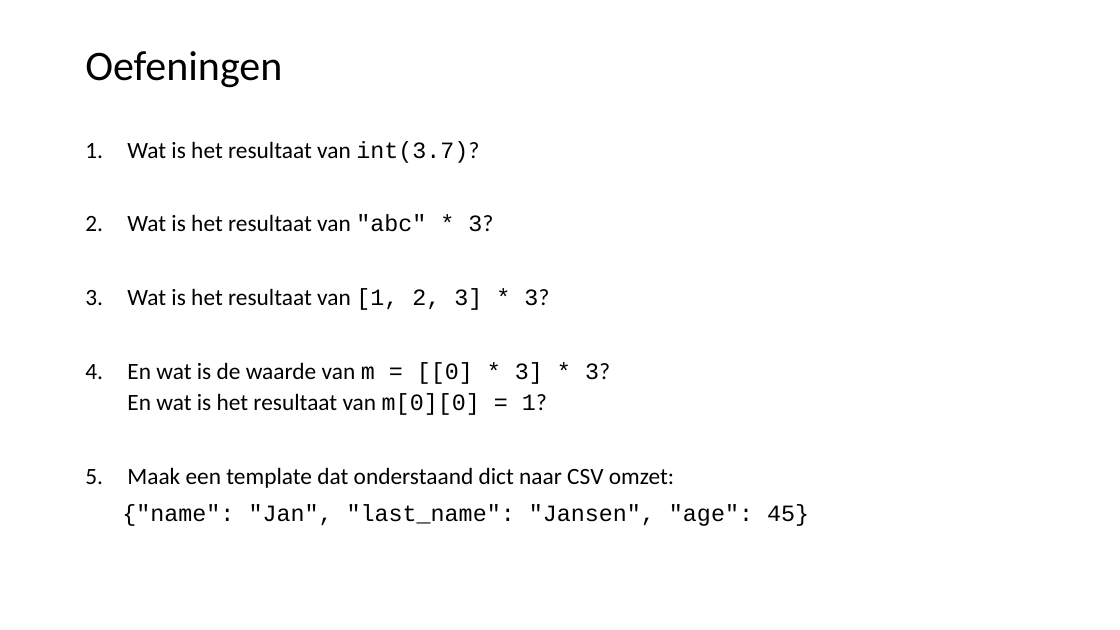
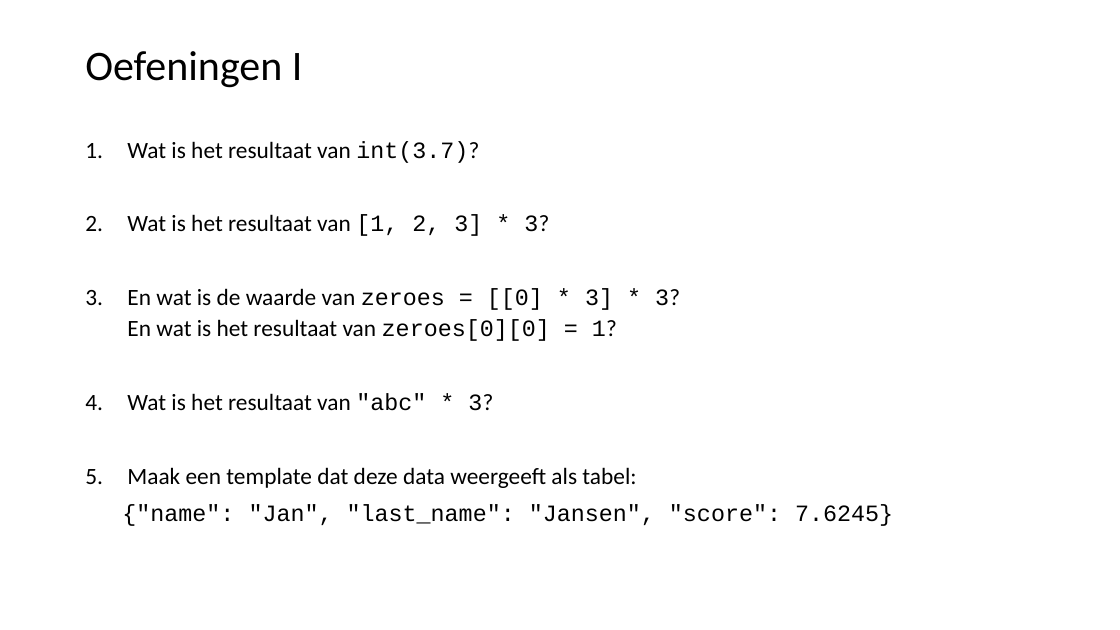
Before and after one commit to LFKoning/knowledge-sharing, a slide deck: slide 26 of python_trainees/1_basics_classes/python_traineeship_1.pptx. Drawn at 1120x630 pixels with LibreOffice and Linux fonts; fonts in the diff are those of the drawing. Boxes give left, top, right and bottom in pixels: in the first picture for what was removed or moved away, otherwise in the second. Text is boxed around its words. In the diff, an @@ line names an element or a change of style, - is before the commit and + after.

```diff
--- a/python_trainees/1_basics_classes/python_traineeship_1.pptx
+++ b/python_trainees/1_basics_classes/python_traineeship_1.pptx
@@ title at box(85, 51, 303, 88): text changed @@
-Oefeningen
+Oefeningen I
@@ text at box(85, 214, 680, 341): paragraphs added @@
+2. Wat is het resultaat van [1, 2, 3] * 3?
+3. En wat is de waarde van zeroes = [[0] * 3] * 3?
+  En wat is het resultaat van zeroes[0][0] = 1?
@@ text at box(122, 467, 893, 526): text changed; font Calibri to Courier New @@
-3. Wat is het resultaat van [1, 2, 3] * 3?
-4. En wat is de waarde van m = [[0] * 3] * 3?
-  En wat is het resultaat van m[0][0] = 1?
-5. Maak een template dat onderstaand dict naar CSV omzet:
-{"name": "Jan", "last_name": "Jansen", "age": 45}
+5. Maak een template dat deze data weergeeft als tabel:
+{"name": "Jan", "last_name": "Jansen", "score": 7.6245}
```
Also in this commit, not shown: 4 other slides changed, 2 slides added, 10 other files.
